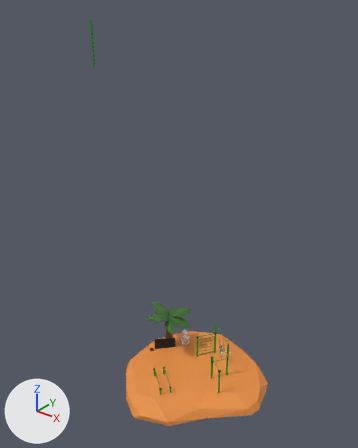
An edit to the glTF model public/models/myWorkoutRoom.glb, drawn before and after from the same camera.
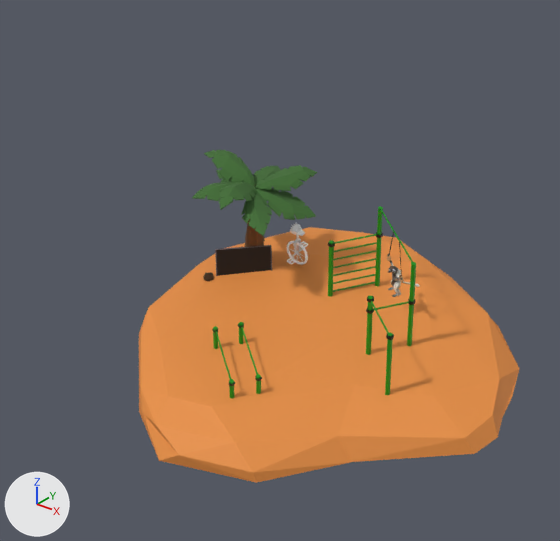
Each version appears first whole from a 50 mm camera at (18.2, -24.2, 27.5) aimed at (-1.4, 0.3, 12.3), and next in a close-up on the part from 21% to 79% of the width and 55% to 100% of the height. Lighting does not change. The marker at lower left points along +X, +Y and +Z. Where no turn or scale is listed for an object, it has been applied to the vertices.
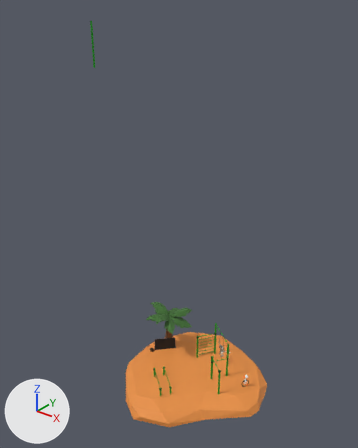
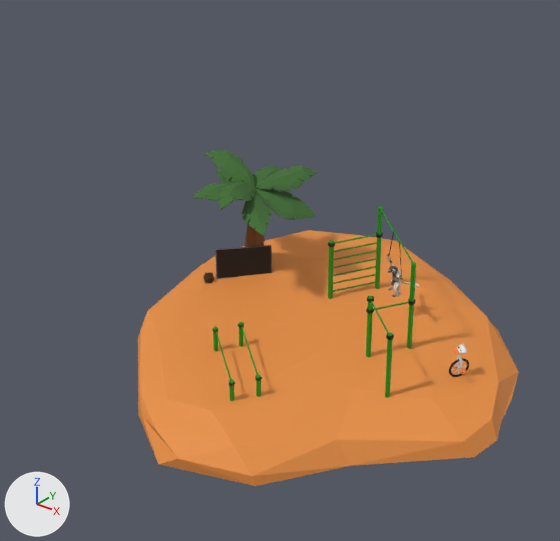
Diff of the bpy script that builds the scene:
```diff
--- a/public/models/myWorkoutRoom.glb.py
+++ b/public/models/myWorkoutRoom.glb.py
@@ ob_icosphere @@
 ob_icosphere = bpy.data.objects.new('Icosphere', me_icosphere_003)
-ob_icosphere.location = (-0.04, 0.19, -0.34)
+ob_icosphere.location = (-0.03, 0.15, -0.43)
@@ ob_wheel @@
 ob_wheel = bpy.data.objects.new('wheel', me_torus)
-ob_wheel.location = (-2.12, 2.01, 0.22)
-ob_wheel.rotation_euler = (1.571, 0.0, 0.0)  # degrees (90, 0, 0)
-ob_wheel.scale = (0.374, 0.374, 0.374)
+ob_wheel.location = (4.3, 1.18, 0.03)
+ob_wheel.rotation_euler = (1.571, 0.0, -2.106)  # degrees (90, 0, -121)
+ob_wheel.scale = (0.285, 0.285, 0.285)
```

Location of each change, [x1, y1, x2, y2] in pixels of the close-ups (560 x 541 px):
'Icosphere', moved: before [139, 227, 519, 483]; after [138, 230, 519, 486]
'wheel', moved, turned, rescaled: before [286, 223, 308, 265]; after [449, 343, 469, 377]
